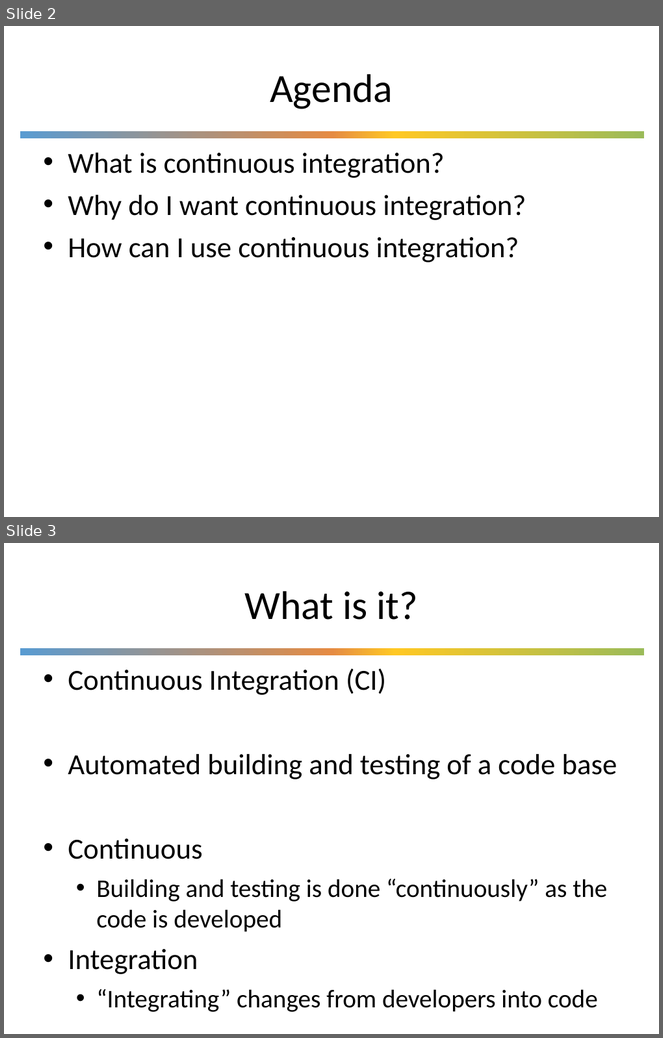
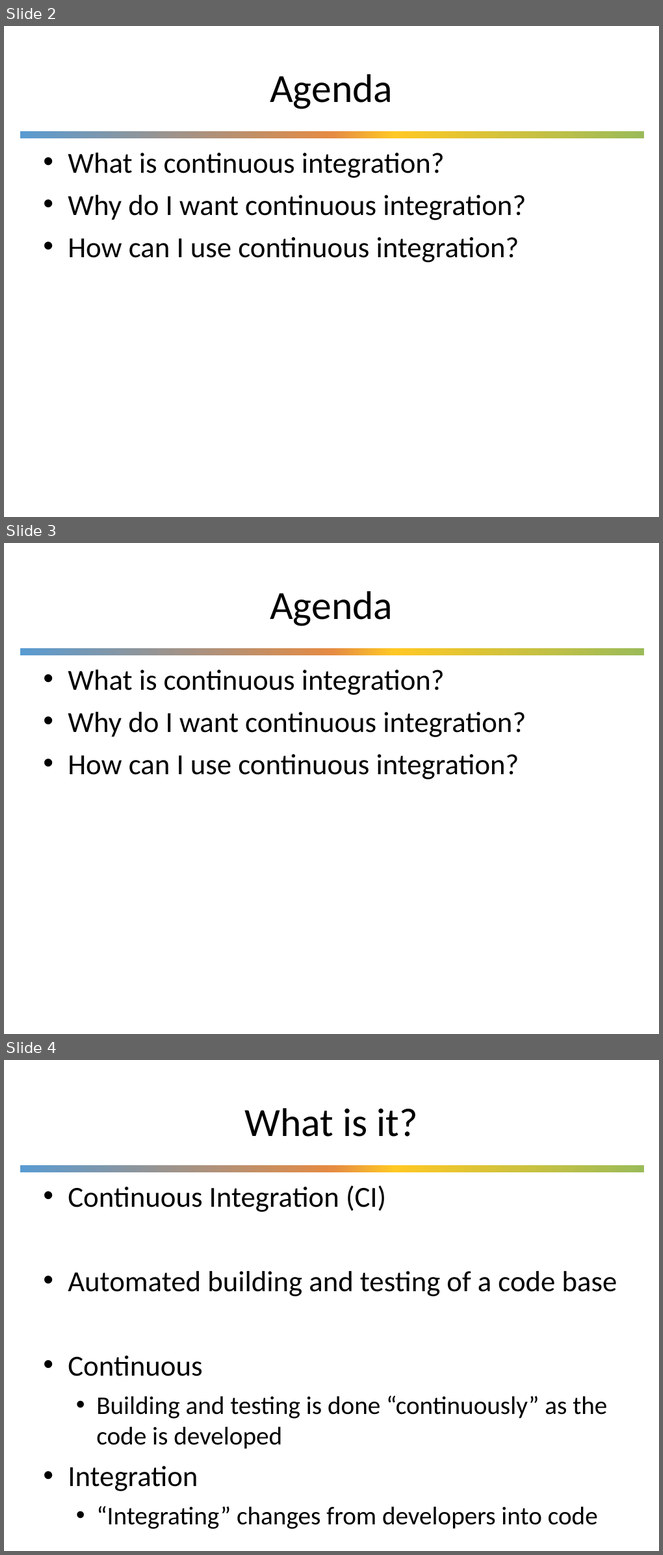
Before and after one commit to UWDIRECT/UWDIRECT.github.io, a slide deck: Wi21_content/SEDS/L13.Continuous_Integration.pptx. Shown one above the other, each under a label of ours: slides 2 and 3 before the commit, slides 2, 3 and 4 after it. The pictures are 663x1038 and 663x1555 pixels, drawn with LibreOffice and Linux fonts; fonts in the diff are those of the drawing; background and template pictures are left out. Boxes give left, top, right and bottom in pixels: in the first picture for what was removed or moved away, otherwise in the second. Text is boxed around its words. In the diff, an @@ line names an element or a change of style, - is before the commit and + after.

```diff
--- a/Wi21_content/SEDS/L13.Continuous_Integration.pptx
+++ b/Wi21_content/SEDS/L13.Continuous_Integration.pptx
@@ slide 3 added at [4,543,659,1034], background #FFFFFF; not listed: 1 template element that a slide beside it also shows @@
@@ title added at [270,591,393,626], 44 pt, text #000000 @@
+Agenda
@@ text added at [68,670,526,780], 32 pt, text #000000 @@
+• What is continuous integration?
+• Why do I want continuous integration?
+• How can I use continuous integration?
@@ what was slide 3 is now slide 4 @@
```
Also in this commit, not shown: 1 other slide added.
